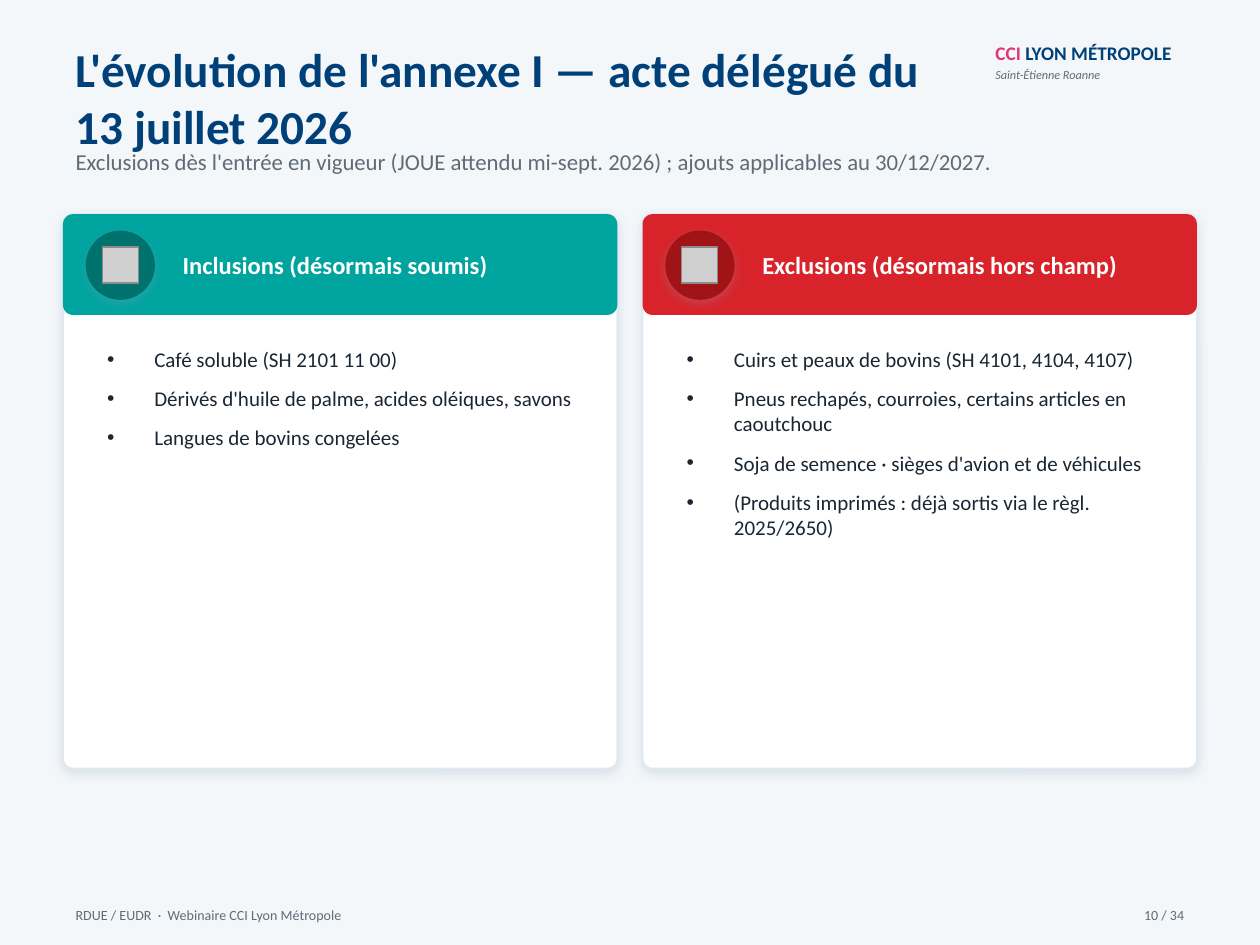
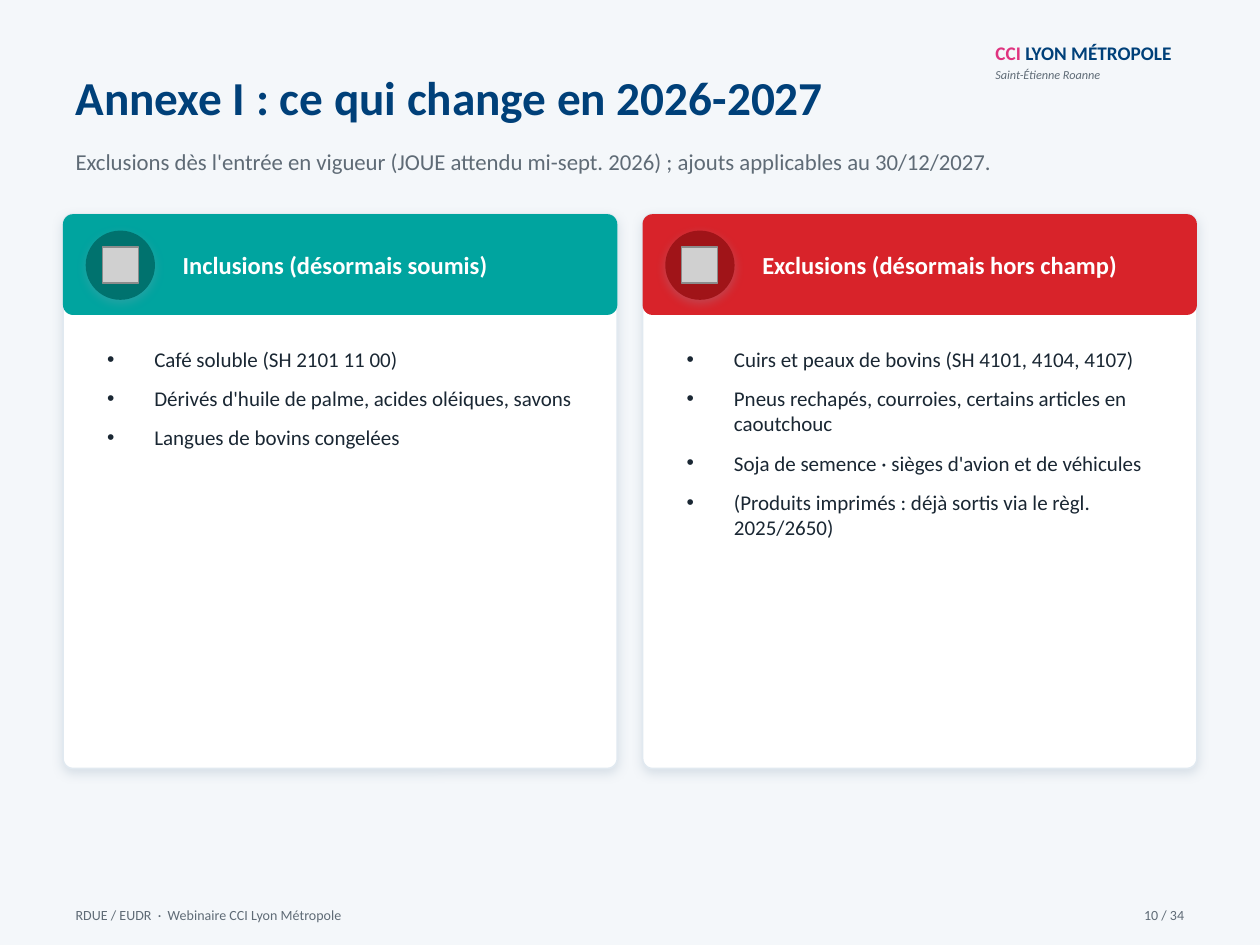
Before and after one commit to houdazebar-collab/veille-douane-test, a slide deck: slide 10 of webinaire-rdue-2026-09-24/AtelierRDUECCI_revu_2026-09-16.pptx. Drawn at 1260x945 pixels with LibreOffice and Linux fonts; fonts in the diff are those of the drawing; grey boxes stand for pictures. Boxes give left, top, right and bottom in pixels: in the first picture for what was removed or moved away, otherwise in the second. Text is boxed around its words. In the diff, an @@ line names an element or a change of style, - is before the commit and + after.

```diff
--- a/webinaire-rdue-2026-09-24/AtelierRDUECCI_revu_2026-09-16.pptx
+++ b/webinaire-rdue-2026-09-24/AtelierRDUECCI_revu_2026-09-16.pptx
@@ text at bbox=[76, 81, 823, 123]: text changed @@
-L'évolution de l'annexe I — acte délégué du 13 juillet 2026
+Annexe I : ce qui change en 2026-2027
```
Also in this commit, not shown: 12 other slides changed, 4 other files.
